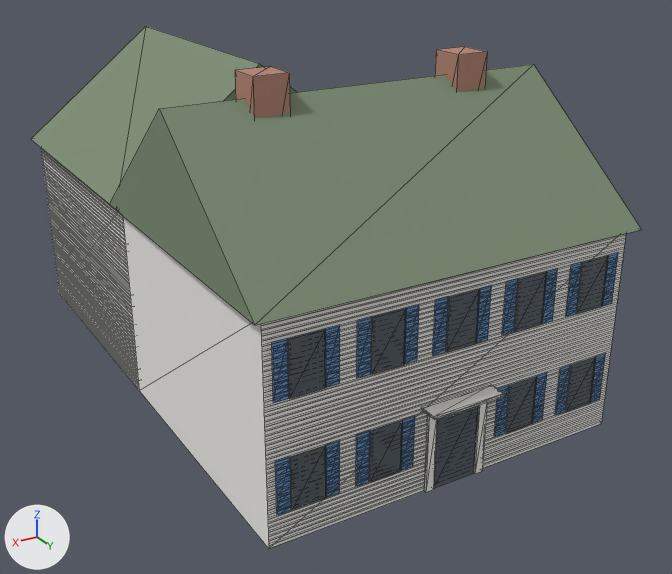
The glTF model chicago/4d/assets/gltf/sauganash_hotel__frame_1831.glb as it was, and as the next commit left it.
One viewpoint serves both versions: a 50 mm lens placed at (17.05, 22.7, 13.12), pointed at (4.33, 1.51, 2.52). Lighting does not change. The marker at lower left points along +X, +Y and +Z. The first picture is the older version. Mesh edges are drawn as thin lines. Vertices at exactly the same position are counted once.

Before the edit, the objects in view are built like this:
```python
me_sauganash_hotel__frame_1831 = bpy.data.meshes.new('sauganash_hotel__frame_1831')
me_sauganash_hotel__frame_1831.from_pydata(...)  # 2257 vertices, 1248 faces; spans x -0.2..10.2, y -8.3..8.5, z 0.0..9.4
# faces by material slot: [524, 12, 648, 44, 20]
me_sauganash_hotel__frame_1831.materials.append(mat_wall)  # white #f3f2ed
me_sauganash_hotel__frame_1831.materials.append(mat_roof_shingle)  # greyish green #7c8b73
me_sauganash_hotel__frame_1831.materials.append(mat_shutter)  # blue #6999ce
me_sauganash_hotel__frame_1831.materials.append(mat_glass)  # dark grey #555d65
me_sauganash_hotel__frame_1831.materials.append(mat_brick)  # beige #b38473
ob_sauganash_hotel__frame_1831 = bpy.data.objects.new('sauganash_hotel__frame_1831', me_sauganash_hotel__frame_1831)
ob_sauganash_hotel__frame_1831.location = (0.0, 0.0, 0.0)
```
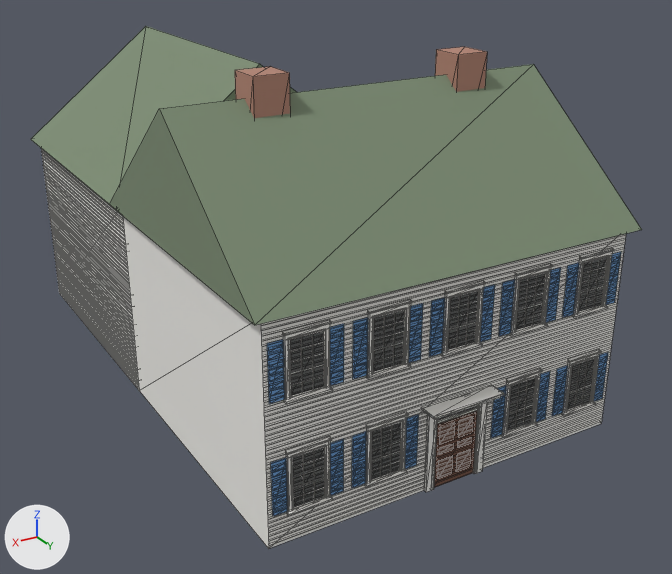
Location of each change, (x1, y1, x2, y2) in pixels of the pictures (672 x 574 px; the box of a moved part takes in the faces that stretch with it):
part 1 of me_sauganash_hotel__frame_1831, moved or reshaped
    before: (596, 357, 605, 363)
    after: (599, 356, 608, 362)
part 2 of me_sauganash_hotel__frame_1831, moved or reshaped
    before: (595, 363, 604, 369)
    after: (598, 362, 607, 368)
part 3 of me_sauganash_hotel__frame_1831, moved or reshaped
    before: (595, 368, 603, 374)
    after: (597, 367, 606, 373)
part 4 of me_sauganash_hotel__frame_1831, moved or reshaped
    before: (594, 374, 603, 380)
    after: (597, 373, 605, 379)
part 5 of me_sauganash_hotel__frame_1831, moved or reshaped
    before: (593, 379, 602, 386)
    after: (596, 378, 605, 385)
part 6 of me_sauganash_hotel__frame_1831, moved or reshaped
    before: (558, 397, 567, 403)
    after: (594, 395, 603, 401)
part 7 of me_sauganash_hotel__frame_1831, moved or reshaped
    before: (559, 380, 569, 386)
    after: (558, 369, 567, 376)
part 8 of me_sauganash_hotel__frame_1831, moved or reshaped
    before: (536, 382, 546, 388)
    after: (557, 375, 566, 382)
part 9 of me_sauganash_hotel__frame_1831, moved or reshaped
    before: (536, 388, 545, 394)
    after: (556, 381, 566, 387)
part 10 of me_sauganash_hotel__frame_1831, moved or reshaped
    before: (535, 394, 545, 400)
    after: (556, 387, 565, 393)
part 11 of me_sauganash_hotel__frame_1831, moved or reshaped
    before: (535, 400, 544, 406)
    after: (555, 393, 564, 399)
part 12 of me_sauganash_hotel__frame_1831, moved or reshaped
    before: (534, 405, 544, 412)
    after: (555, 398, 564, 404)
part 13 of me_sauganash_hotel__frame_1831, rebuilt
    before: (537, 376, 547, 383)
    after: (540, 375, 550, 382)
part 14 of me_sauganash_hotel__frame_1831, rebuilt
    before: (534, 411, 543, 417)
    after: (537, 410, 546, 416)
part 15 of me_sauganash_hotel__frame_1831, built on
    before: (272, 253, 618, 515)
    after: (267, 248, 621, 516)

Patch to the scene script:
```diff
--- a/chicago/4d/assets/gltf/sauganash_hotel__frame_1831.glb.py
+++ b/chicago/4d/assets/gltf/sauganash_hotel__frame_1831.glb.py
@@ me_sauganash_hotel__frame_1831 @@
-me_sauganash_hotel__frame_1831.from_pydata(...)  # 2257 vertices, 1248 faces; spans x -0.2..10.2, y -8.3..8.5, z 0.0..9.4
+me_sauganash_hotel__frame_1831.from_pydata(...)  # 3795 vertices, 2432 faces; spans x -0.2..10.2, y -8.4..8.5, z 0.0..9.4
+# me_sauganash_hotel__frame_1831 part 1: the loose piece of 4 vertices spanning x 0.2..0.5, y 8.0..8.1, z 2.0..2.1 is moved by (-0.1, 0.0, 0.0)
+# me_sauganash_hotel__frame_1831 part 2: the loose piece of 4 vertices spanning x 0.2..0.5, y 8.0..8.1, z 1.8..1.9 is moved by (-0.1, 0.0, 0.0)
+# me_sauganash_hotel__frame_1831 part 3: the loose piece of 4 vertices spanning x 0.2..0.5, y 8.0..8.1, z 1.7 is moved by (-0.1, 0.0, 0.0)
+# me_sauganash_hotel__frame_1831 part 4: the loose piece of 4 vertices spanning x 0.2..0.5, y 8.0..8.1, z 1.5..1.6 is moved by (-0.1, 0.0, 0.0)
+# me_sauganash_hotel__frame_1831 part 5: the loose piece of 4 vertices spanning x 0.2..0.5, y 8.0..8.1, z 1.3..1.4 is moved by (-0.1, 0.0, 0.0)
+# me_sauganash_hotel__frame_1831 part 6: the loose piece of 4 vertices spanning x 1.4..1.7, y 8.0..8.1, z 1.2..1.3 is moved by (-1.3, 0.0, -0.3)
+# me_sauganash_hotel__frame_1831 part 7: the loose piece of 4 vertices spanning x 1.4..1.7, y 8.0..8.1, z 1.7 is moved by (0.1, 0.0, 0.3)
+# me_sauganash_hotel__frame_1831 part 8: the loose piece of 4 vertices spanning x 2.2..2.5, y 8.0..8.1, z 1.8..1.9 is moved by (-0.7, 0.0, 0.0)
+# me_sauganash_hotel__frame_1831 part 9: the loose piece of 4 vertices spanning x 2.2..2.5, y 8.0..8.1, z 1.7 is moved by (-0.7, 0.0, 0.0)
+# me_sauganash_hotel__frame_1831 part 10: the loose piece of 4 vertices spanning x 2.2..2.5, y 8.0..8.1, z 1.5..1.6 is moved by (-0.7, 0.0, 0.0)
+# me_sauganash_hotel__frame_1831 part 11: the loose piece of 4 vertices spanning x 2.2..2.5, y 8.0..8.1, z 1.3..1.4 is moved by (-0.7, 0.0, 0.0)
+# me_sauganash_hotel__frame_1831 part 12: the loose piece of 4 vertices spanning x 2.2..2.5, y 8.0..8.1, z 1.2..1.3 is moved by (-0.7, 0.0, 0.0)
+# me_sauganash_hotel__frame_1831 part 13: the loose piece of 4 vertices spanning x 2.2..2.5, y 8.0..8.1, z 2.0..2.1 is rebuilt with 4 vertices and now spans x 2.1..2.4, y 8.0..8.1, z 2.0..2.1
+# me_sauganash_hotel__frame_1831 part 14: the loose piece of 4 vertices spanning x 2.2..2.5, y 8.0..8.1, z 1.0..1.1 is rebuilt with 4 vertices and now spans x 2.1..2.4, y 8.0..8.1, z 1.0..1.1
+# me_sauganash_hotel__frame_1831 part 15: 30 vertices moved from x 0.2..9.4, y 8.0..8.1, z 0.8..4.9 to x 0.5..9.4, y 8.0..8.1, z 0.8..5.0; 128 vertices removed from x 0.2..9.7, y 8.0..8.1, z 0.8..4.9; 1214 vertices added at x 0.1..9.8, y 8.0..8.1, z 0.0..5.1
+# other edits to the shape of me_sauganash_hotel__frame_1831 do not show in these pictures
 me_sauganash_hotel__frame_1831.materials.append(mat_wall)
@@ me_sauganash_hotel__frame_1831 @@
 me_sauganash_hotel__frame_1831.materials.append(mat_brick)
+me_sauganash_hotel__frame_1831.materials.append(mat_trim)  # white #faf9f4
+me_sauganash_hotel__frame_1831.materials.append(mat_door)  # brown #734d3c
+me_sauganash_hotel__frame_1831.materials.append(mat_door_panel)  # brown #614132
```
